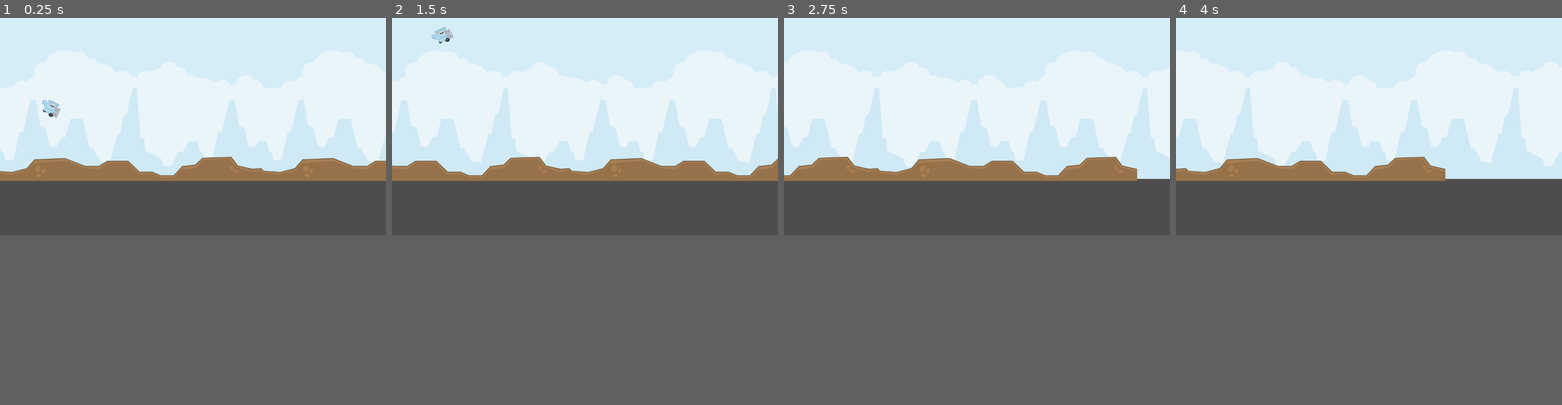
Above: before the commit, frames 1-4 (left to right).
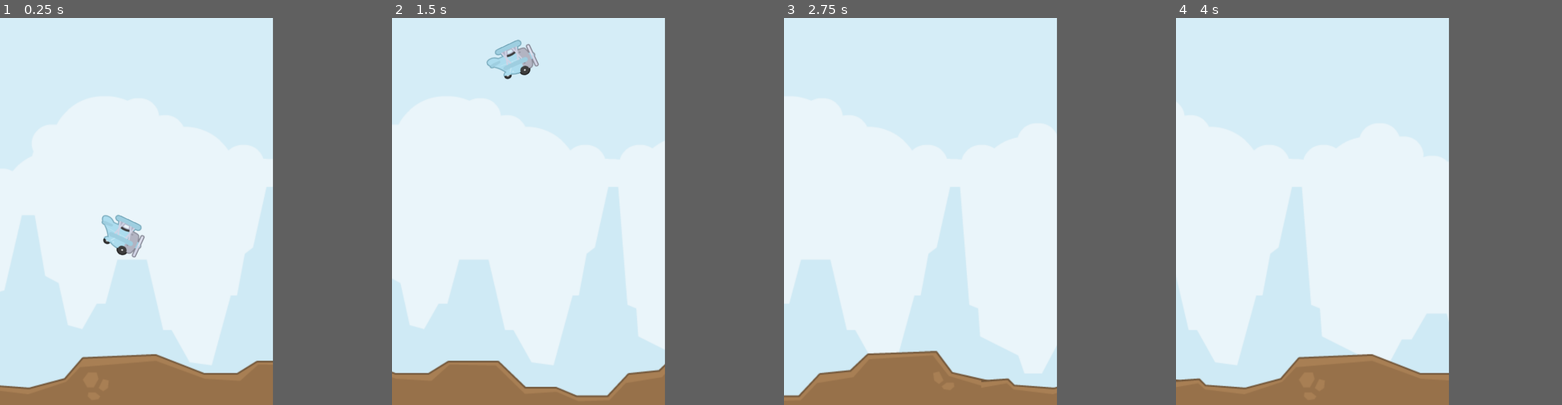
Above: after the commit, the same moments.

Repository: galih9/tappy-plane
Game: Godot game, scene res://Scenes/main.tscn
Same seed, same stepped clock (60 frames per second), same inputs: the game is played once before the commit and once after it.
Inputs (mouse positions are in pixels of both pictures, inside the frame that each line leads up to):
- Up to frame 1 (0.25 s): no input
- Up to frame 2 (1.5 s): tap Enter (ui_accept) at 0.5, 0.77, 1.07 s; move the mouse to (669, 114) at 0.52 s; click (669, 114) at 0.6 s; move the mouse to (507, 137) at 1.27 s; click (507, 137) at 1.35 s
- Up to frame 3 (2.75 s): tap Enter (ui_accept) at 1.52, 1.82 s; move the mouse to (1015, 79) at 2.02 s; click (1015, 79) at 2.1 s
- Up to frame 4 (4 s): move the mouse to (1349, 168) at 2.77 s; click (1349, 168) at 2.85 s; tap Enter (ui_accept) at 3.02, 3.32, 3.77 s; move the mouse to (1484, 157) at 3.52 s; click (1484, 157) at 3.6 s
In our replay, the window is 799x449 before the commit and 565x800 after it. These sizes can differ from the game's own. Grey fills any space a smaller window leaves; there, only what the larger window draws over its background counts as a difference.

The runs differ from the first frame. In frame 1, 41% of the frame differs, in the area x 0-100%, y 20-100%; in frame 2, 43%, in the area x 0-100%, y 2-100%; in frame 3, 41%; in frame 4, 38%.

Commit message:
add web folder

Diff:
--- a/Scenes/main.tscn
+++ b/Scenes/main.tscn
@@ -28,6 +28,7 @@
 
 [node name="Camera2D" type="Camera2D" parent="." unique_id=2046457650]
 anchor_mode = 0
+zoom = Vector2(1.75, 1.75)
 
 [node name="Plane" parent="." unique_id=761971762 instance=ExtResource("3_8gbba")]
 position = Vector2(150, 240)
--- a/project.godot
+++ b/project.godot
@@ -15,6 +15,19 @@
 config/features=PackedStringArray("4.6", "GL Compatibility")
 config/icon="res://icon.svg"
 
+[display]
+
+window/size/viewport_width=595
+window/size/viewport_height=842
+
+[input]
+
+tap={
+"deadzone": 0.2,
+"events": [Object(InputEventMouseButton,"resource_local_to_scene":false,"resource_name":"","device":-1,"window_id":0,"alt_pressed":false,"shift_pressed":false,"ctrl_pressed":false,"meta_pressed":false,"button_mask":1,"position":Vector2(1083, 12),"global_position":Vector2(1102, 108),"factor":1.0,"button_index":1,"canceled":false,"pressed":true,"double_click":false,"script":null)
+]
+}
+
 [physics]
 
 3d/physics_engine="Jolt Physics"
Binary file added: Docs/index.apple-touch-icon.png
Not shown, added: Docs/index.apple-touch-icon.png.import
Binary file added: Docs/index.icon.png
Not shown, added: Docs/index.icon.png.import
Binary file added: Docs/index.png
Not shown, added: Docs/index.png.import
Not shown, added: export_presets.cfg
Not shown, added: Docs/index.audio.position.worklet.js
Not shown, added: Docs/index.audio.worklet.js
Not shown, added: Docs/index.html
Not shown, added: Docs/index.js
Not shown, added: Docs/index.pck
(and 1 more such lines)
